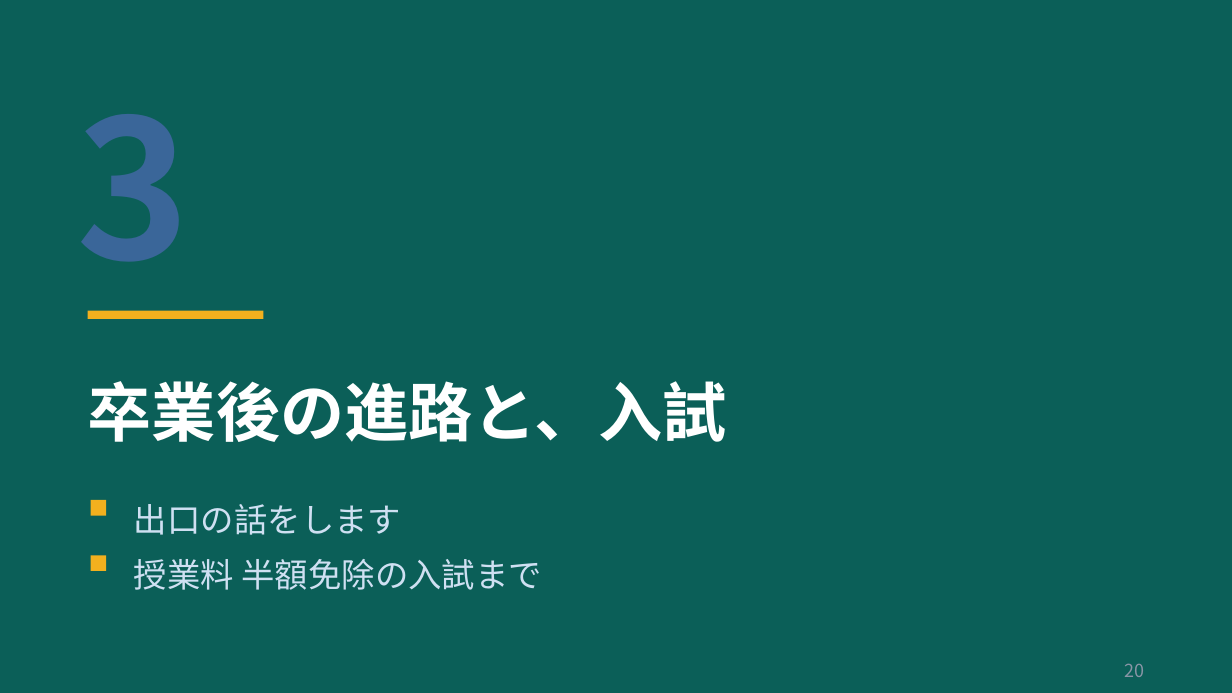
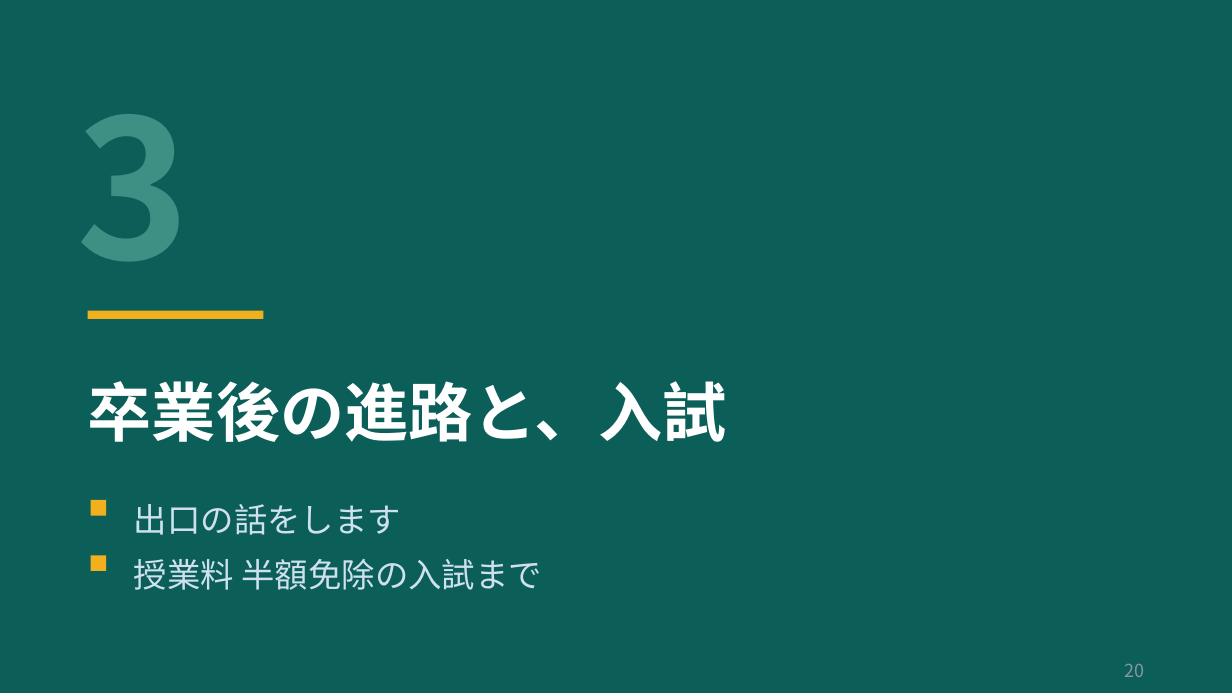
Before and after one commit to myojo1gou/glowing-parakeet, a slide deck: slide 20 of oc2026_slides/01_学科紹介_8月23日OC_鈴木版_改.pptx. Drawn at 1232x693 pixels with LibreOffice and Linux fonts; fonts in the diff are those of the drawing. Boxes give left, top, right and bottom in pixels: in the first picture for what was removed or moved away, otherwise in the second. Text is boxed around its words. In the diff, an @@ line names an element or a change of style, - is before the commit and + after.

```diff
--- a/oc2026_slides/01_学科紹介_8月23日OC_鈴木版_改.pptx
+++ b/oc2026_slides/01_学科紹介_8月23日OC_鈴木版_改.pptx
@@ text "3" at (77, 114, 191, 261): text colour #3A6699 to #3E8F84 @@
```
Also in this commit, not shown: 17 other slides changed, 8 other files.
